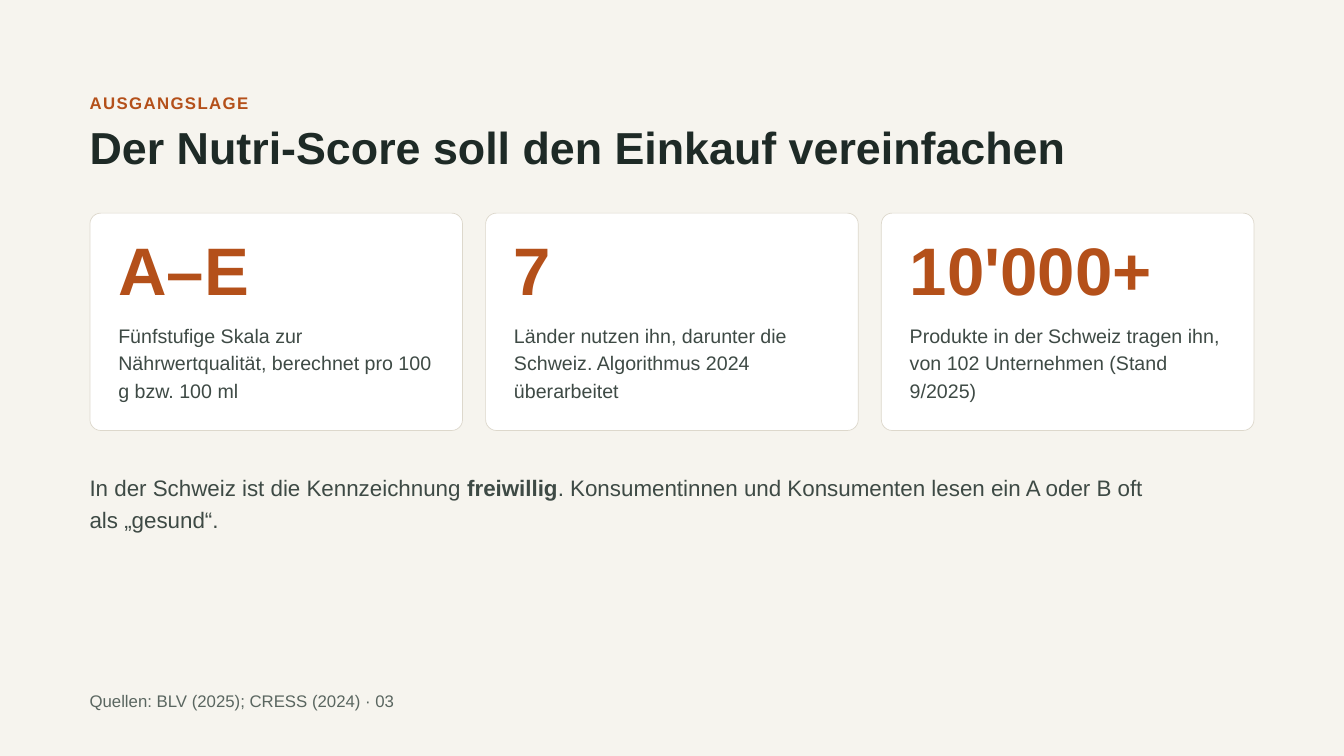
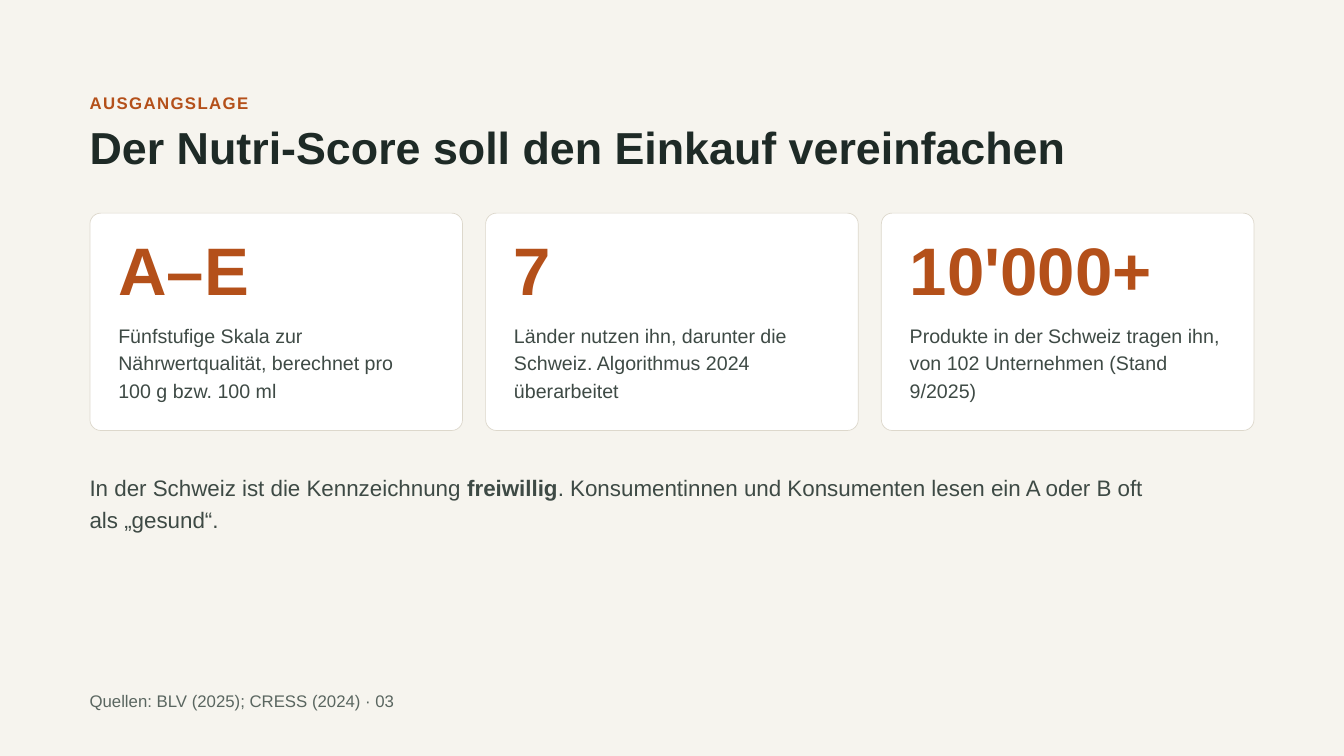
Before and after one commit to Andrea1700/nutriscore-projekt, a slide deck: slide 3 of praesentation/nutri_score_teil1.pptx. Drawn at 1344x756 pixels with LibreOffice and Linux fonts; fonts in the diff are those of the drawing. Boxes give left, top, right and bottom in pixels: in the first picture for what was removed or moved away, otherwise in the second. Text is boxed around its words. In the diff, an @@ line names an element or a change of style, - is before the commit and + after.

```diff
--- a/praesentation/nutri_score_teil1.pptx
+++ b/praesentation/nutri_score_teil1.pptx
@@ text at <box>118,328,393,402</box>: text changed @@
-Fünfstufige Skala zur Nährwertqualität, berechnet pro 100 g bzw. 100 ml
+Fünfstufige Skala zur Nährwertqualität, berechnet pro
+100 g bzw. 100 ml
```
Also in this commit, not shown: 4 other slides changed, 1 other file.
